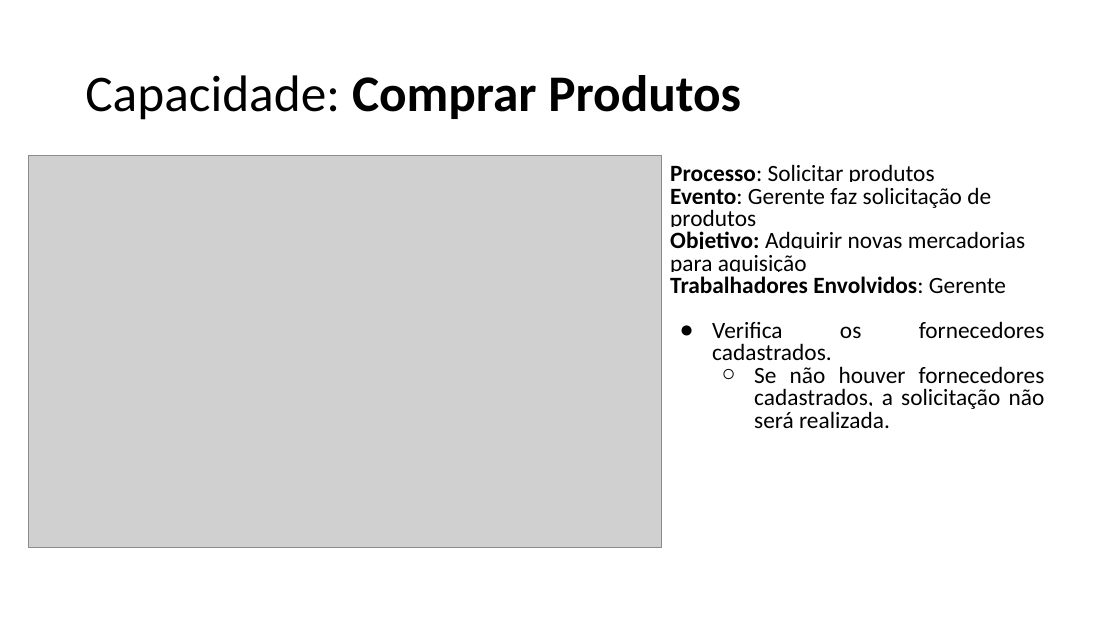
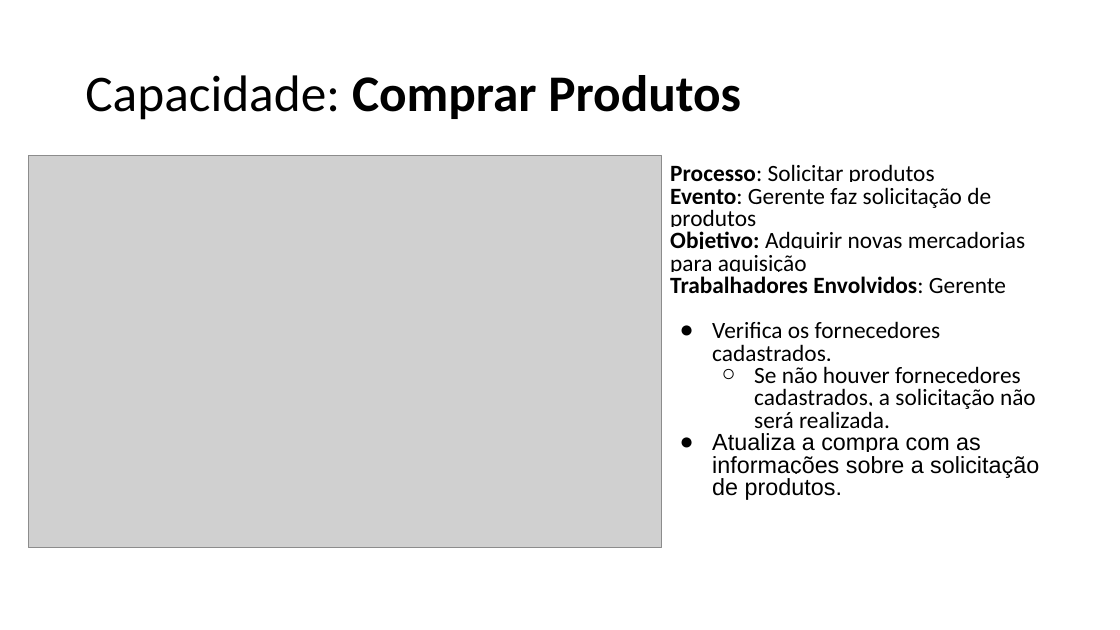
Before and after one commit to emersonsoaresdasilva/projeto-ope, a slide deck: slide 16 of 18-Descrição dos Processos de Negócio.pptx (slide 15 before the commit). Drawn at 1120x630 pixels with LibreOffice and Linux fonts; fonts in the diff are those of the drawing; grey boxes stand for pictures. Boxes give left, top, right and bottom in pixels: in the first picture for what was removed or moved away, otherwise in the second. Text is boxed around its words. In the diff, an @@ line names an element or a change of style, - is before the commit and + after.

```diff
--- a/18-Descrição dos Processos de Negócio.pptx
+++ b/18-Descrição dos Processos de Negócio.pptx
@@ rectangle "Processo: Solicitar produtos": place and size @@
-rectangle "Processo: Solicitar produtos" at (670, 164, 1045, 428)
+rectangle "Processo: Solicitar produtos" at (662, 155, 1054, 512)
@@ rectangle "Processo: Solicitar produtos" at (662, 155, 1054, 512): outline none to #FFFFFF 0.75 pt @@
@@ text in rectangle at (712, 321, 1036, 434): alignment justified to left @@
@@ text in rectangle at (712, 433, 1039, 500): paragraph added @@
+● Atualiza a compra com as informações sobre a solicitação de produtos.
```
Also in this commit, not shown: 21 other slides changed, 1 slide added, 15 other files.
